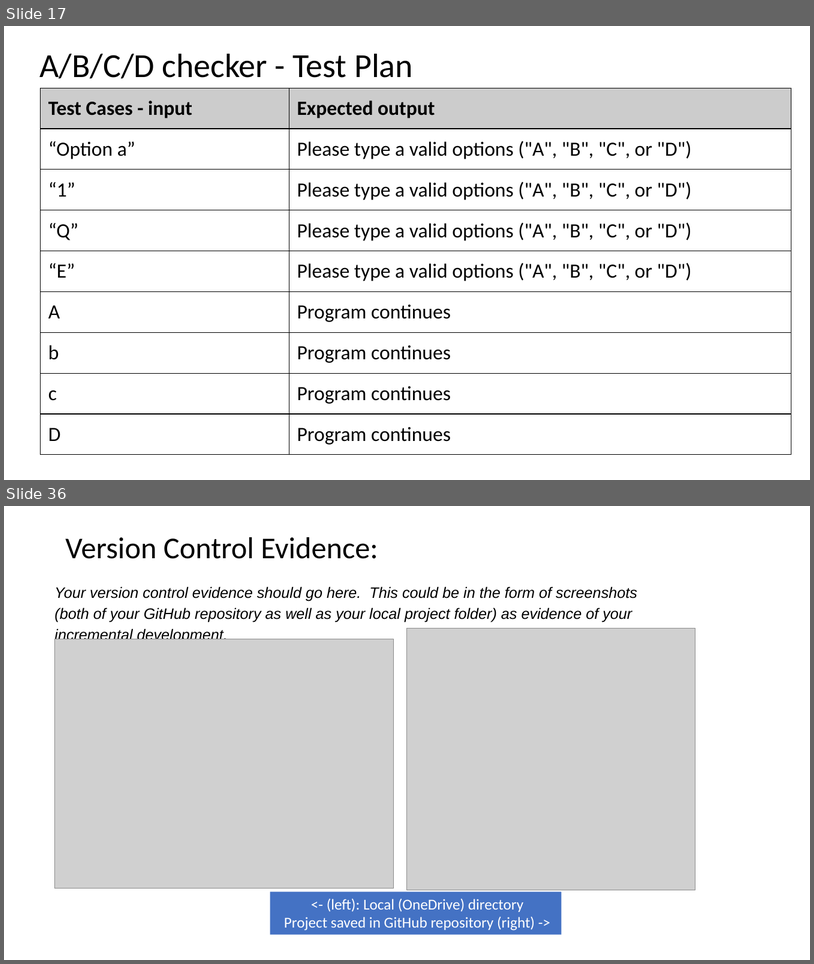
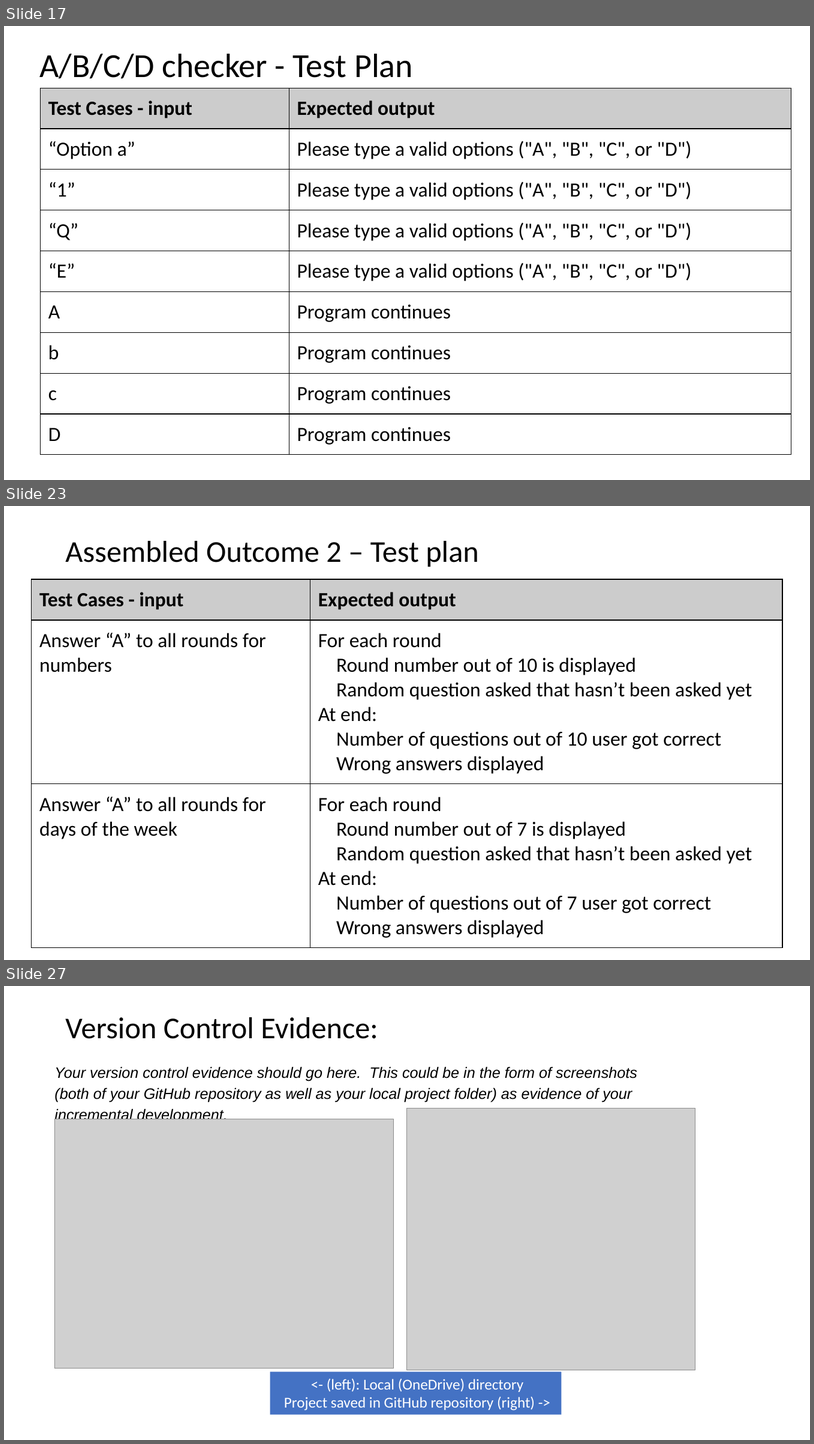
Before and after one commit to twschool/Assessment, a slide deck: Maori quiz documentation.pptx. Shown one above the other, each under a label of ours: slides 17 and 36 before the commit, slides 17, 23 and 27 after it; the slides between them are not shown. The pictures are 814x964 and 814x1444 pixels, drawn with LibreOffice and Linux fonts; fonts in the diff are those of the drawing; grey boxes stand for pictures. Boxes give left, top, right and bottom in pixels: in the first picture for what was removed or moved away, otherwise in the second. Text is boxed around its words. In the diff, an @@ line names an element or a change of style, - is before the commit and + after.

Commit message:
Minor changes to make program consistant
Fixed spelling errors and removed inconsistant things like the random semicolon in the instructions and added more instructions to the instructions

```diff
--- a/Maori quiz documentation.pptx
+++ b/Maori quiz documentation.pptx
@@ slide 23 added at bbox=[4, 506, 810, 960], background #FFFFFF @@
@@ title added at bbox=[65, 541, 479, 567], 36 pt, text #000000 @@
+Assembled Outcome 2 – Test plan
@@ table added at bbox=[31, 579, 783, 942], 3 rows, 2 columns @@
+Test Cases - input | Expected output
+Answer “A” to all rounds for numbers | For each round / Round number out of 10 is displayed / Random question asked that hasn’t been asked yet / At end: / Number of questions out of 10 user got correct / Wrong answers displayed
+Answer “A” to all rounds for days of the week | For each round / Round number out of 7 is displayed / Random question asked that hasn’t been asked yet / At end: / Number of questions out of 7 user got correct / Wrong answers displayed
@@ what was slide 36 is now slide 27 @@
```
Also in this commit, not shown: 6 slides changed, 1 other slide added, 11 slides removed, 1 other file.
